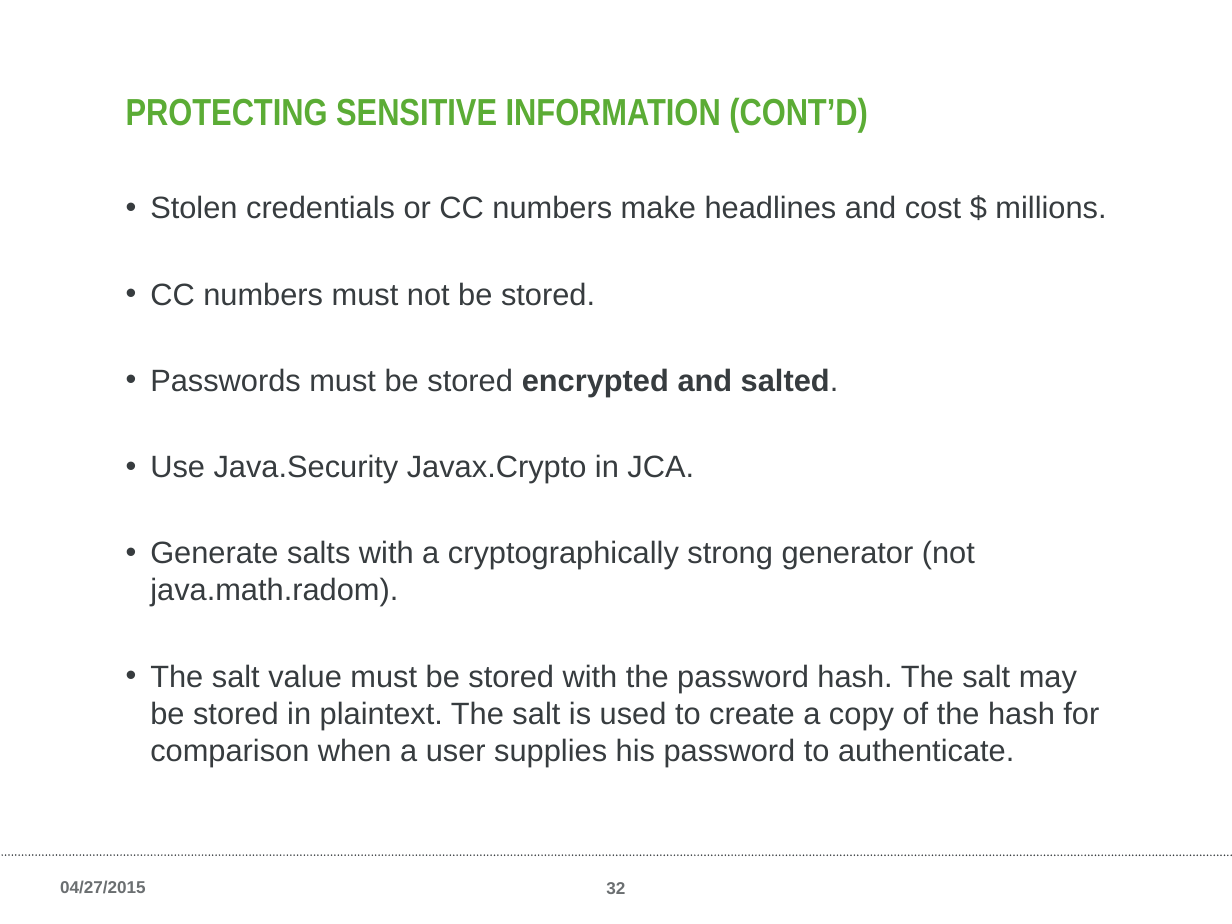
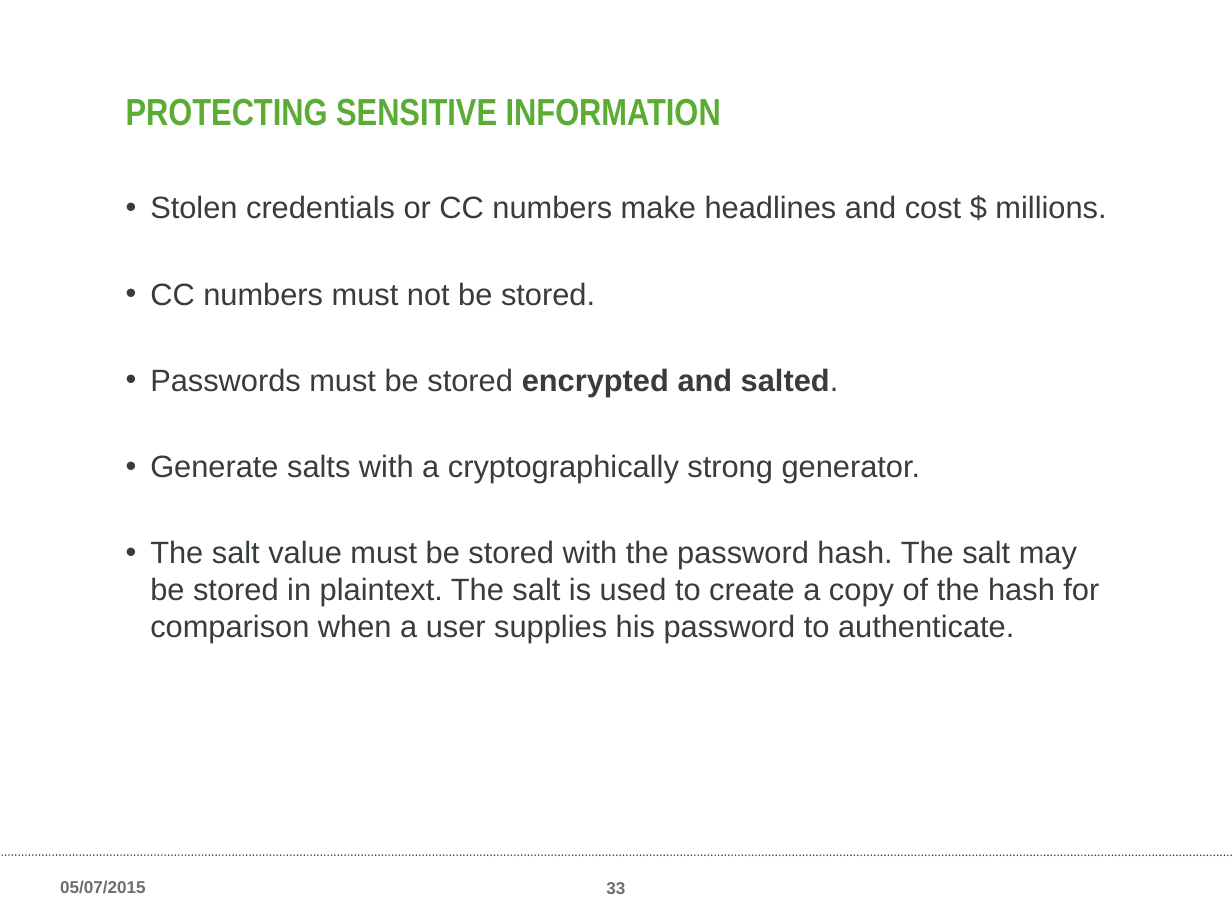
Before and after one commit to tjs1715/black-brd, a slide deck: slide 33 of public/OWASP-2015.pptx (slide 32 before the commit). Drawn at 1232x924 pixels with LibreOffice and Linux fonts; fonts in the diff are those of the drawing; background and template pictures are left out. Boxes give left, top, right and bottom in pixels: in the first picture for what was removed or moved away, otherwise in the second. Text is boxed around its words. In the diff, an @@ line names an element or a change of style, - is before the commit and + after.

```diff
--- a/public/OWASP-2015.pptx
+++ b/public/OWASP-2015.pptx
@@ title at bbox=[126, 98, 721, 126]: text changed @@
-PROTECTING SENSITIVE INFORMATION (CONT’D)
+PROTECTING SENSITIVE INFORMATION
@@ text at bbox=[150, 454, 921, 483]: text changed @@
-• Use Java.Security Javax.Crypto in JCA.
-• Generate salts with a cryptographically strong generator (not java.math.radom).
+• Generate salts with a cryptographically strong generator.
@@ text at bbox=[60, 880, 145, 894]: text changed @@
-04/27/2015
+05/07/2015
@@ page number at bbox=[606, 882, 625, 894]: text changed @@
-32
+33
```
Also in this commit, not shown: 36 other slides changed, 2 slides added, 1 slide removed, 25 other files.
